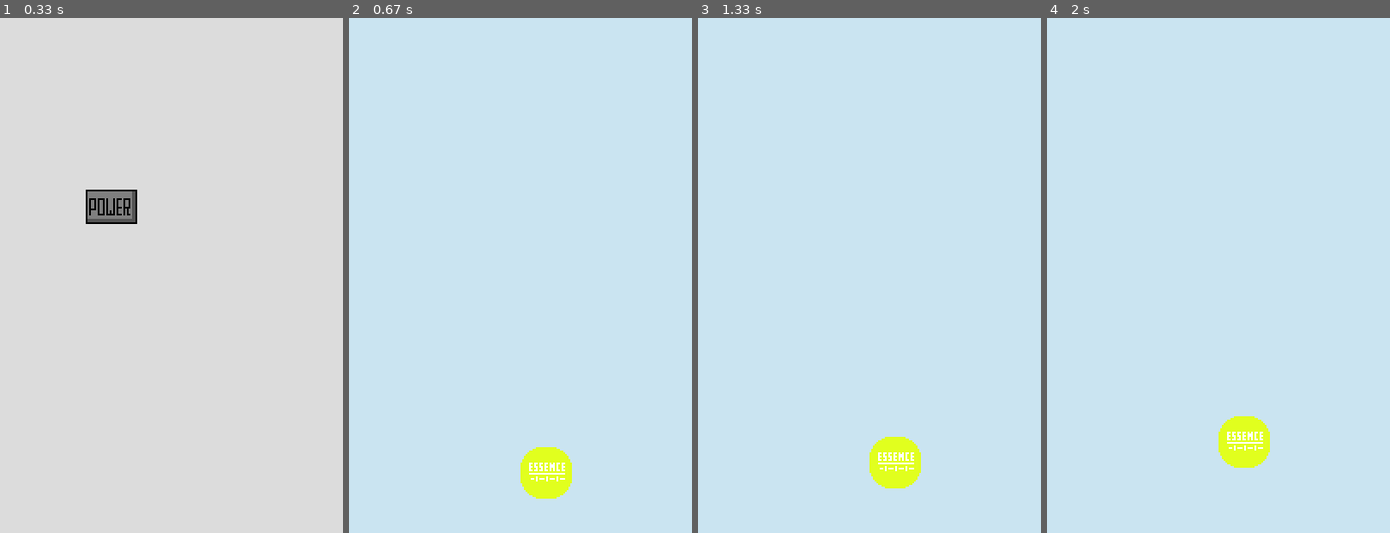
Above: before the commit, frames 1-4 (left to right).
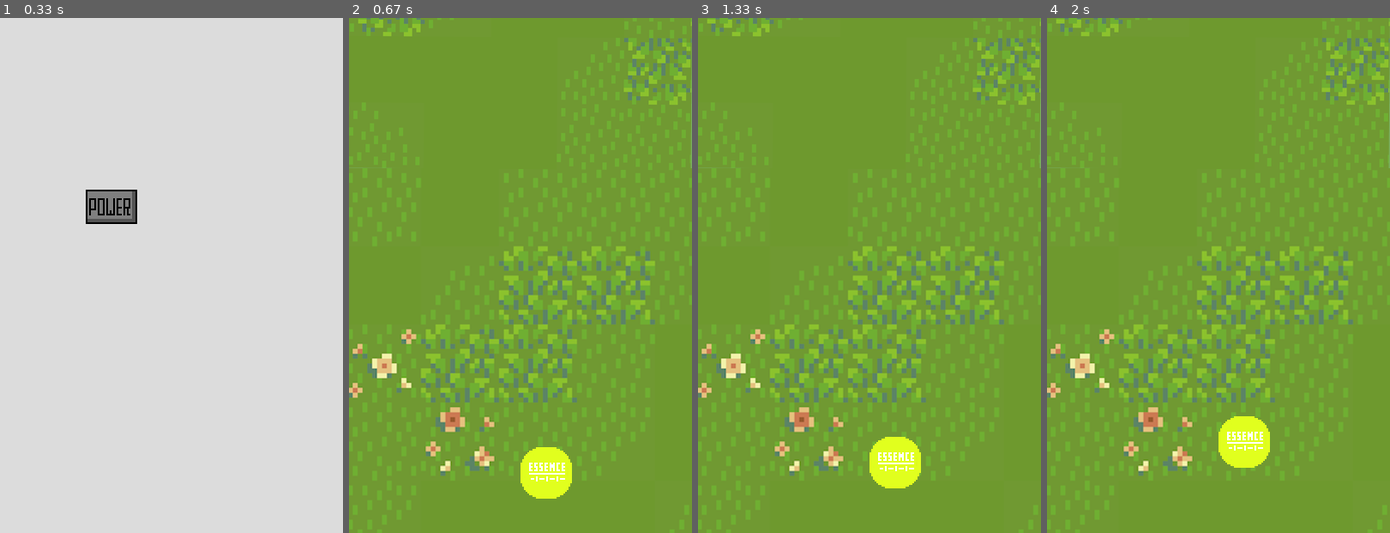
Above: after the commit, the same moments.

Repository: LindhCode/Disc-Golf---Pygame-Winter-Project
Game: pygame game, started from main.py
Same seed, same stepped clock (60 frames per second), same inputs: the game is played once before the commit and once after it.
Inputs (mouse positions are in pixels of both pictures, inside the frame that each line leads up to):
- Up to frame 1 (0.33 s): no input
- Up to frame 2 (0.67 s): press the mouse at (458, 208) at 0.37 s; move the mouse to (438, 203) at 0.47 s; release the mouse at (414, 198) at 0.6 s
- Up to frame 3 (1.33 s): press the mouse at (896, 471) at 0.7 s; move the mouse to (896, 440) at 0.8 s; release the mouse at (900, 404) at 0.93 s; press the mouse at (896, 471) at 1.03 s; move the mouse to (883, 404) at 1.13 s; release the mouse at (869, 337) at 1.27 s
- Up to frame 4 (2 s): press the mouse at (1245, 460) at 1.37 s; move the mouse to (1180, 327) at 1.47 s; release the mouse at (1115, 193) at 1.6 s; press the mouse at (1245, 450) at 1.7 s; move the mouse to (1211, 327) at 1.8 s; release the mouse at (1177, 203) at 1.93 s

Frame 1 is identical in both runs. In frame 2, 99% of the frame differs, in the area x 0-100%, y 0-100%; in frame 3, 99%; in frame 4, 99%.

Commit message:
Added background, fixed minor bugs

Diff:
--- a/main.py
+++ b/main.py
@@ -89,6 +89,27 @@
             self.flying = True
         screen.blit(self.image, (self.circle.x, self.circle.y))
 
+        '''DISC RETURNS IF IT LEAVES THE SCREEN'''
+
+        # TODO: Make it so that when the disc is nearing the edge
+        # make the background follow the disc
+        if self.circle.x < -50:
+            self.circle.x = 450
+        if self.circle.y < -50:
+            self.circle.y = 650
+
+
+class Background:
+    def __init__(self,image,x,y):
+        width = image.get_width()
+        height = image.get_height()
+        self.image = pygame.transform.scale(image, (int(width), int(height)))
+        self.rect = self.image.get_rect()
+        self.rect.topleft = (x,y)
+
+    def draw(self):
+        screen.blit(self.image, (self.rect.x, self.rect.y))
+
 
 '''SCENE DICTIONARY'''
 scene = {
@@ -100,8 +121,12 @@
 power_button = Button(100,200,power_button_img, 2)
 
 '''LEVEL 1 SCENE'''
+# Disc
 disc_img = pygame.image.load("disc.png").convert_alpha()
 disc = Disc(200,500,disc_img,"midrange", 2)
+# Background
+level_1_bg_img = pygame.image.load("Level_1.png").convert_alpha()
+bg_l1 = Background(level_1_bg_img, 0, -1400)
 
 '''TIME'''
 prev_time = time.time()
@@ -126,20 +151,20 @@
 
 
     if scene["level_1"]:
-        screen.fill((202,228,241))
+        screen.fill((126,165,80))
+        bg_l1.draw()
         disc.draw()
+
+
         if disc.flying:
-
             disc.flying = True
             if disc.power > 0 and disc.clicked == False:
-                if disc.thrown == False:
+                if disc.flying:
+                    # TODO: Make the disc move based on self.angle
                     disc.circle.y -= disc.power * dt
                     disc.power -= 18 * dt
-                    print(dt)
-                    print(disc.power)
-                disc.thrown = True
-            disc.thrown = False
-
+            if disc.power == 0:
+                disc.flying = False
 
 
 
Binary file added: Level_1.png
